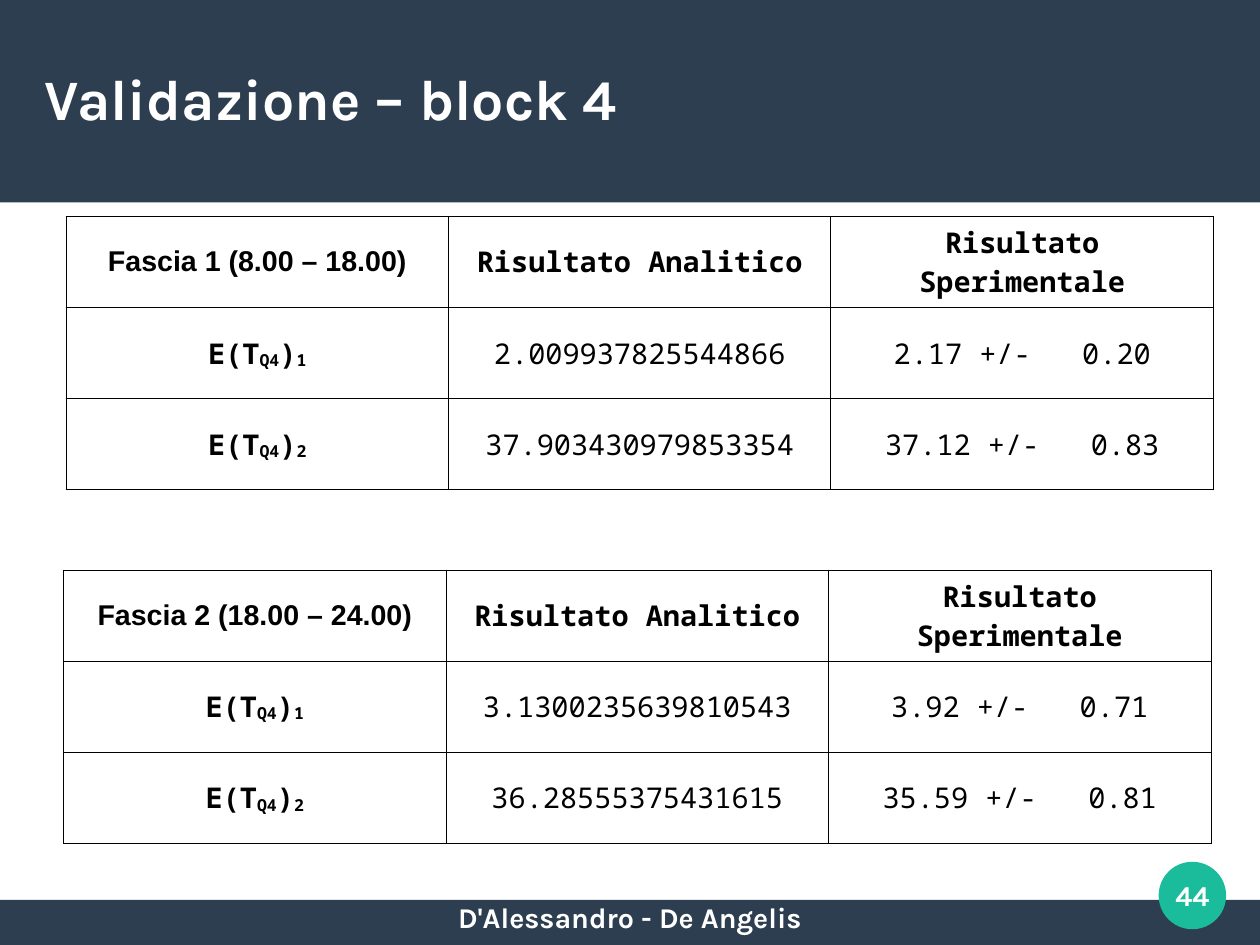
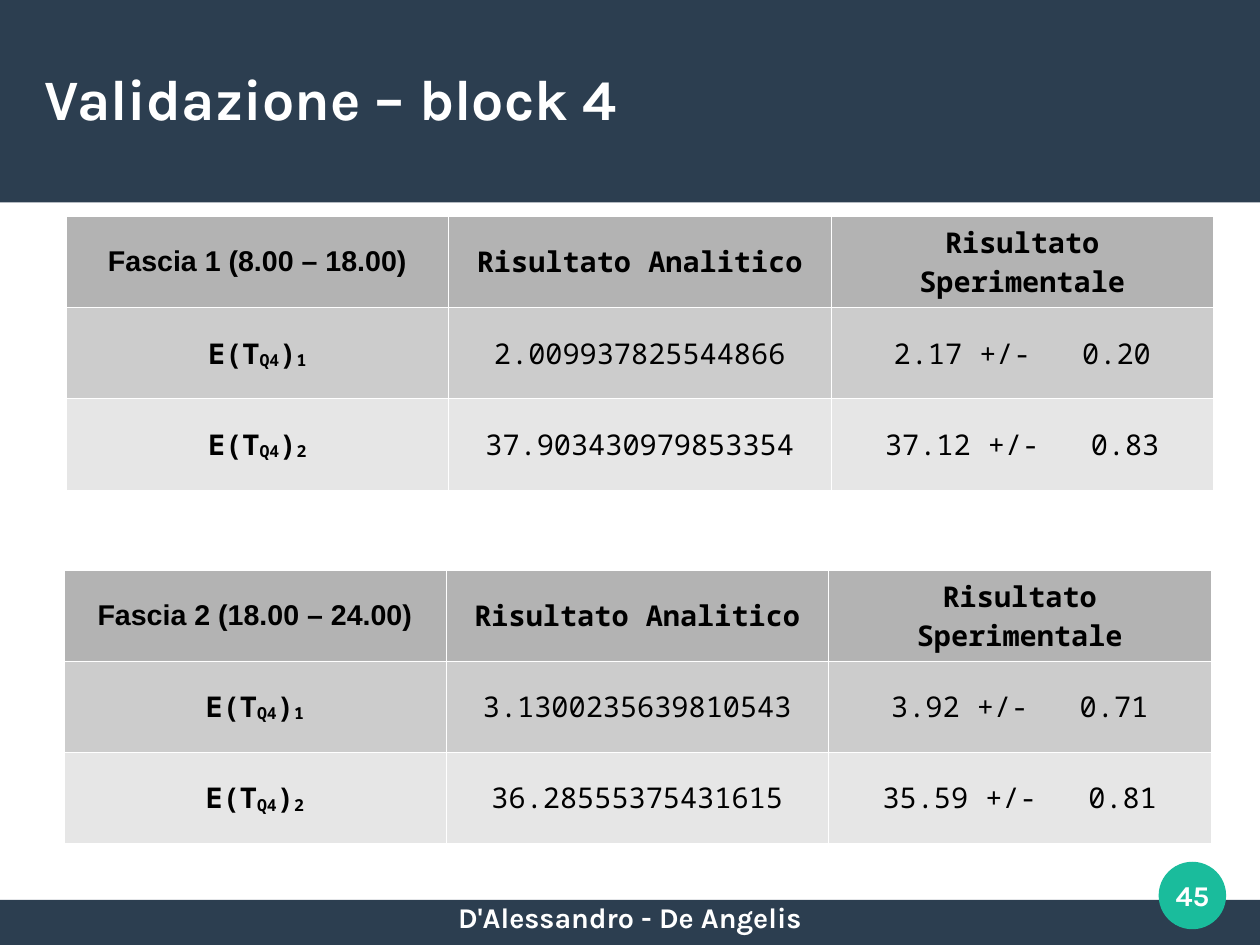
Before and after one commit to EnricoDAlessandro97UNI/DisneyWorld, a slide deck: slide 45 of presentazione.odp (slide 44 before the commit). Drawn at 1260x945 pixels with LibreOffice and Linux fonts; fonts in the diff are those of the drawing. Boxes give left, top, right and bottom in pixels: in the first picture for what was removed or moved away, otherwise in the second. Text is boxed around its words. In the diff, an @@ line names an element or a change of style, - is before the commit and + after.

```diff
--- a/presentazione.odp
+++ b/presentazione.odp
@@ table at <box>66,216,1215,489</box> @@
@@ fill none to #B3B3B3 in row 1 @@
@@ fill none to #CCCCCC in row 2 @@
@@ fill none to #E6E6E6 in row 3 @@
@@ borders changed @@
@@ table at <box>64,571,1213,844</box> @@
@@ fill none to #B3B3B3 in row 1 @@
@@ fill none to #CCCCCC in row 2 @@
@@ fill none to #E6E6E6 in row 3 @@
@@ borders changed @@
@@ page number at <box>1176,887,1210,907</box>: text changed @@
-44
+45
```
Also in this commit, not shown: 10 other slides changed, 1 slide added, 8 other files.
